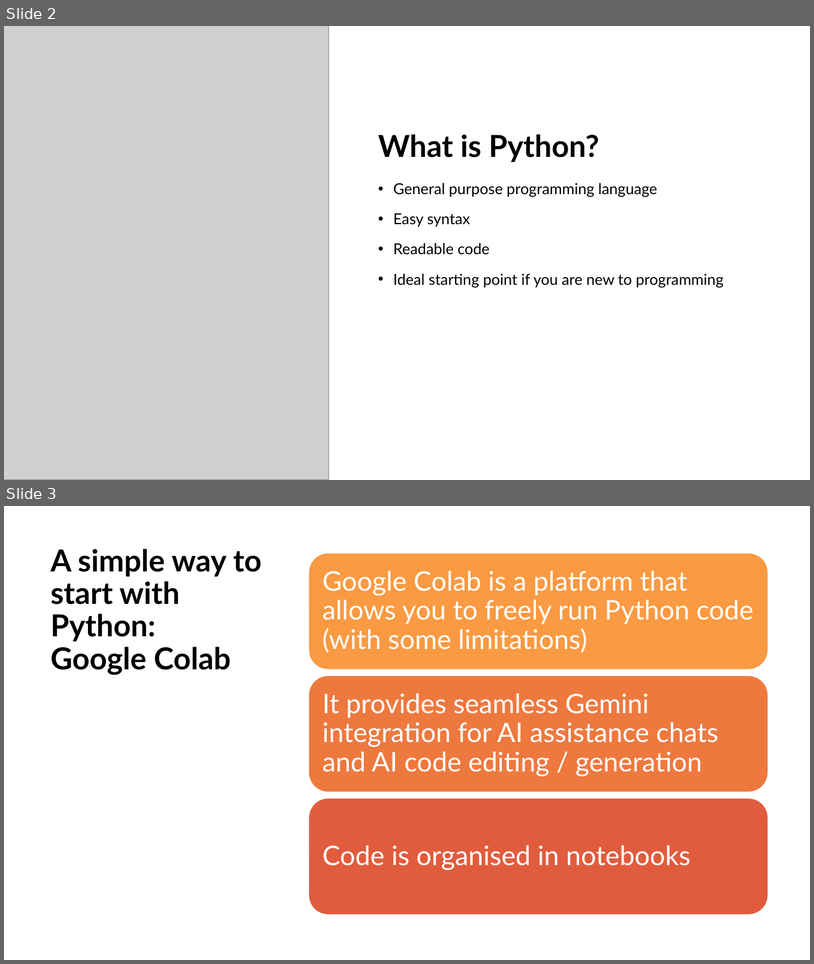
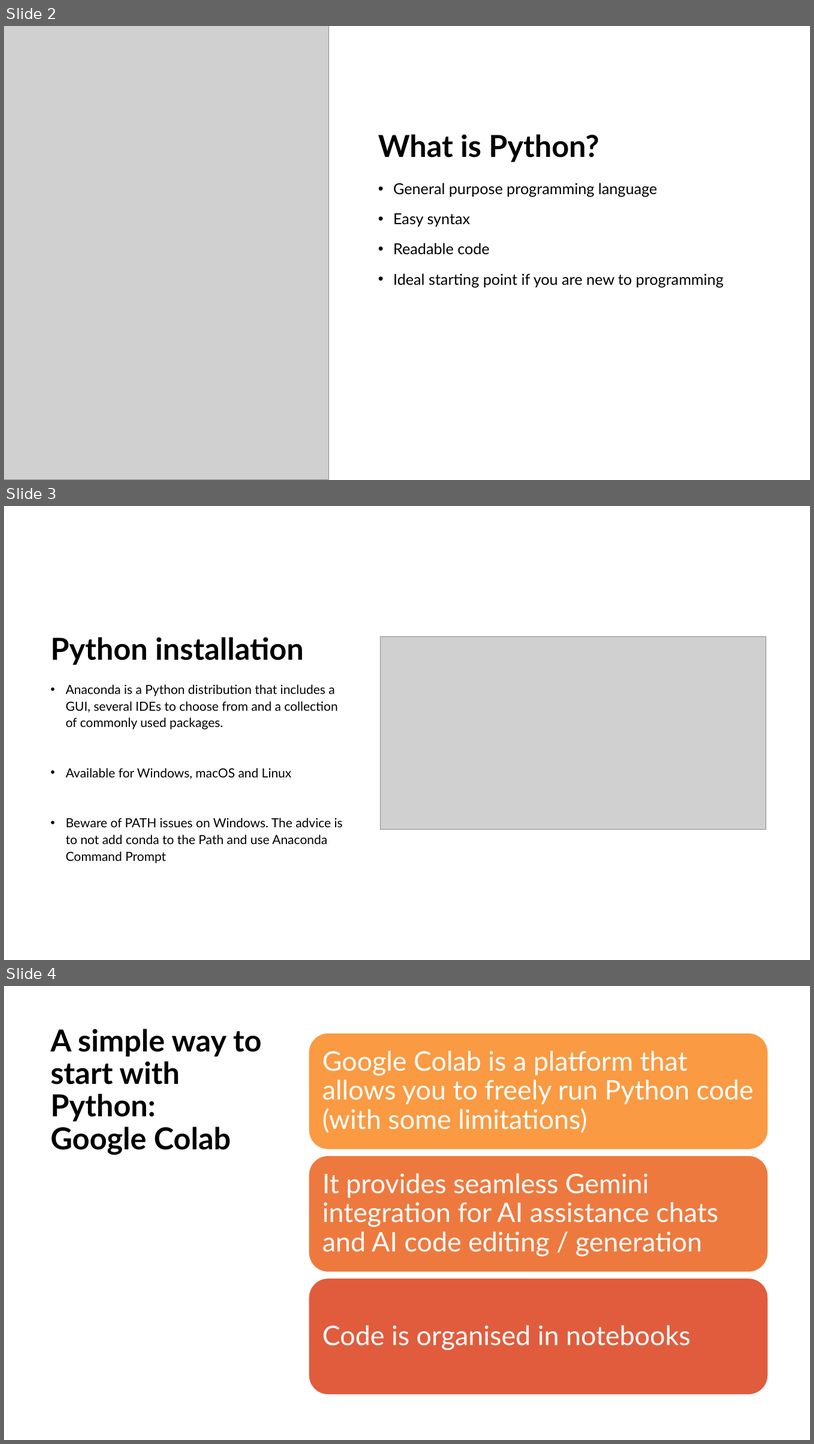
Before and after one commit to currocam/biomina-intro-python, a slide deck: Introduction to Python and Data Analysis.pptx. Shown one above the other, each under a label of ours: slides 2 and 3 before the commit, slides 2, 3 and 4 after it. The pictures are 814x964 and 814x1444 pixels, drawn with LibreOffice and Linux fonts; fonts in the diff are those of the drawing; grey boxes stand for pictures. Boxes give left, top, right and bottom in pixels: in the first picture for what was removed or moved away, otherwise in the second. Text is boxed around its words. In the diff, an @@ line names an element or a change of style, - is before the commit and + after.

Commit message:
Added slide for python installation

```diff
--- a/Introduction to Python and Data Analysis.pptx
+++ b/Introduction to Python and Data Analysis.pptx
@@ slide 3 added at (x1=4, y1=506, x2=810, y2=960), background #FFFFFF @@
@@ title added at (x1=51, y1=637, x2=304, y2=665), 36 pt, text #000000, bold @@
+Python installation
@@ picture added at (x1=380, y1=636, x2=766, y2=829) @@
@@ text added at (x1=66, y1=684, x2=343, y2=863), 15 pt, text #000000 @@
+• Anaconda is a Python distribution that includes a GUI, several IDEs to choose from and a collection of commonly used packages.
+• Available for Windows, macOS and Linux
+• Beware of PATH issues on Windows. The advice is to not add conda to the Path and use Anaconda Command Prompt
@@ what was slide 3 is now slide 4 @@
```
